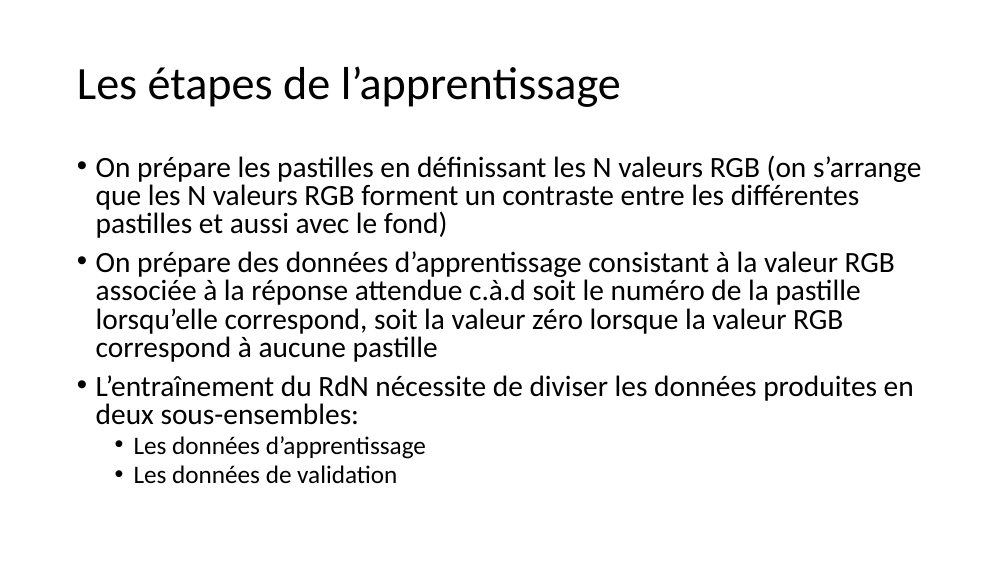
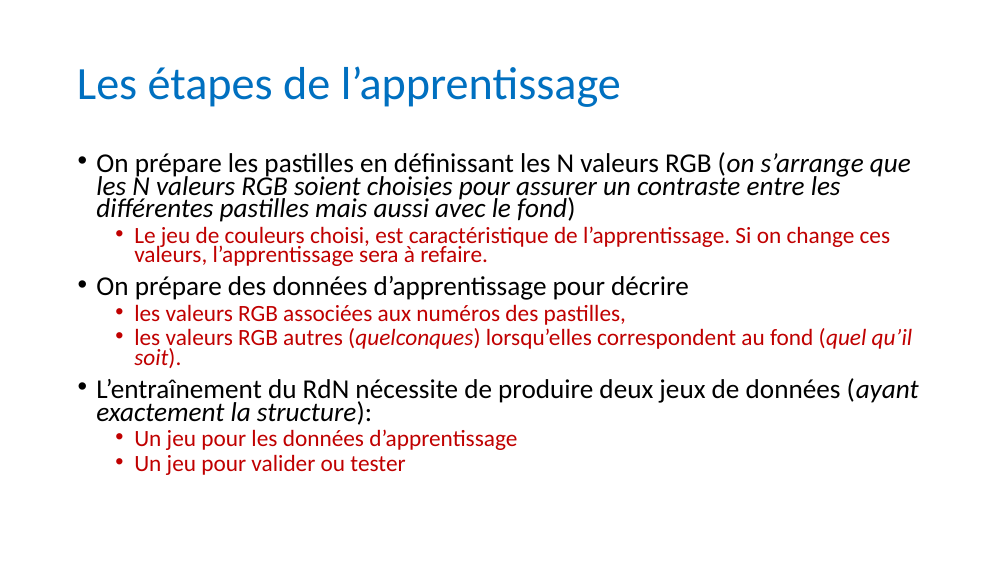
Before and after one commit to anumby-source/RobotServiceJeunesse2023, a slide deck: slide 5 of TCS34725/Apprentissage pour Les pastilles.pptx (slide 3 before the commit). Drawn at 1008x567 pixels with LibreOffice and Linux fonts; fonts in the diff are those of the drawing. Boxes give left, top, right and bottom in pixels: in the first picture for what was removed or moved away, otherwise in the second. Text is boxed around its words. In the diff, an @@ line names an element or a change of style, - is before the commit and + after.

```diff
--- a/TCS34725/Apprentissage pour Les pastilles.pptx
+++ b/TCS34725/Apprentissage pour Les pastilles.pptx
@@ title "Les étapes de l’apprentissage" at box(77, 66, 621, 107): text colour #000000 to #0070C0 @@
@@ text at box(96, 152, 919, 475): text changed; size 28 to 25.9 pt @@
-• On prépare les pastilles en définissant les N valeurs RGB (on s’arrange que les N valeurs RGB forment un contraste entre les différentes pastilles et aussi avec le fond)
-• On prépare des données d’apprentissage consistant à la valeur RGB associée à la réponse attendue c.à.d soit le numéro de la pastille lorsqu’elle correspond, soit la valeur zéro lorsque la valeur RGB correspond à aucune pastille
-• L’entraînement du RdN nécessite de diviser les données produites en deux sous-ensembles:
-  • Les données d’apprentissage
-  • Les données de validation
+• On prépare les pastilles en définissant les N valeurs RGB (on s’arrange que les N valeurs RGB soient choisies pour assurer un contraste entre les différentes pastilles mais aussi avec le fond)
+  • Le jeu de couleurs choisi, est caractéristique de l’apprentissage. Si on change ces valeurs, l’apprentissage sera à refaire.
+• On prépare des données d’apprentissage pour décrire
+  • les valeurs RGB associées aux numéros des pastilles,
+  • les valeurs RGB autres (quelconques) lorsqu’elles correspondent au fond (quel qu’il soit).
+• L’entraînement du RdN nécessite de produire deux jeux de données (ayant exactement la structure):
+  • Un jeu pour les données d’apprentissage
+  • Un jeu pour valider ou tester
```
Also in this commit, not shown: 10 other slides changed, 3 slides added, 1 other file.
